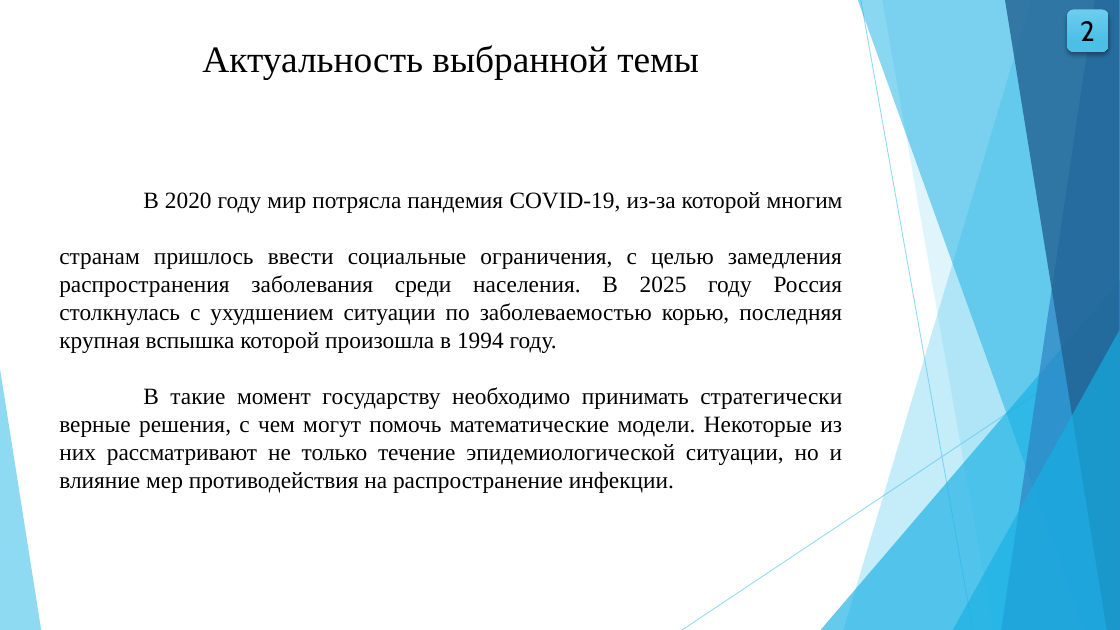
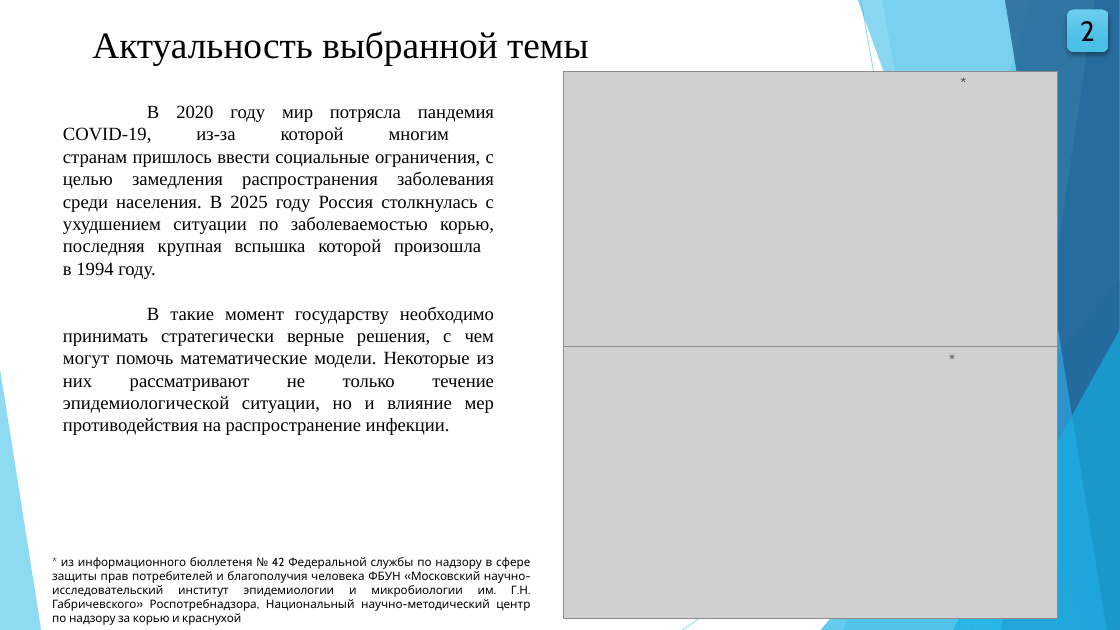
Before and after one commit to wolfufu/EpidemicModelsApp, a slide deck: slide 2 of VKR_Volkova_VMO41.pptx. Drawn at 1120x630 pixels with LibreOffice and Linux fonts; fonts in the diff are those of the drawing; grey boxes stand for pictures. Boxes give left, top, right and bottom in pixels: in the first picture for what was removed or moved away, otherwise in the second. Text is boxed around its words. In the diff, an @@ line names an element or a change of style, - is before the commit and + after.

```diff
--- a/VKR_Volkova_VMO41.pptx
+++ b/VKR_Volkova_VMO41.pptx
@@ text "Актуальность выбранной темы": place and size @@
-text "Актуальность выбранной темы" at [202,45,699,79]
+text "Актуальность выбранной темы" at [92,31,589,65]
@@ picture added at [563,71,1058,348] @@
@@ text added at [954,71,970,96], 12 pt, text #000000 @@
+*
@@ text "В 2020 году мир потрясла ...": place and size @@
-text "В 2020 году мир потрясла ..." at [59,192,843,465]
+text "В 2020 году мир потрясла ..." at [63,105,494,435]
@@ text "В 2020 году мир потрясла ..." at [63,105,494,435]: size 20 to 16 pt @@
@@ picture added at [563,347,1058,619] @@
@@ text added at [943,348,958,373], 12 pt, text #000000 @@
+*
@@ text added at [52,557,530,625], 10 pt, text #000000 @@
+* из информационного бюллетеня № 42 Федеральной службы по надзору в сфере защиты прав потребителей и благополучия человека ФБУН «Московский научно-исследовательский институт эпидемиологии и микробиологии им. Г.Н. Габричевского» Роспотребнадзора, Национальный научно-методический центр по надзору за корью и краснухой
```
Also in this commit, not shown: 10 other slides changed, 5 other files.
